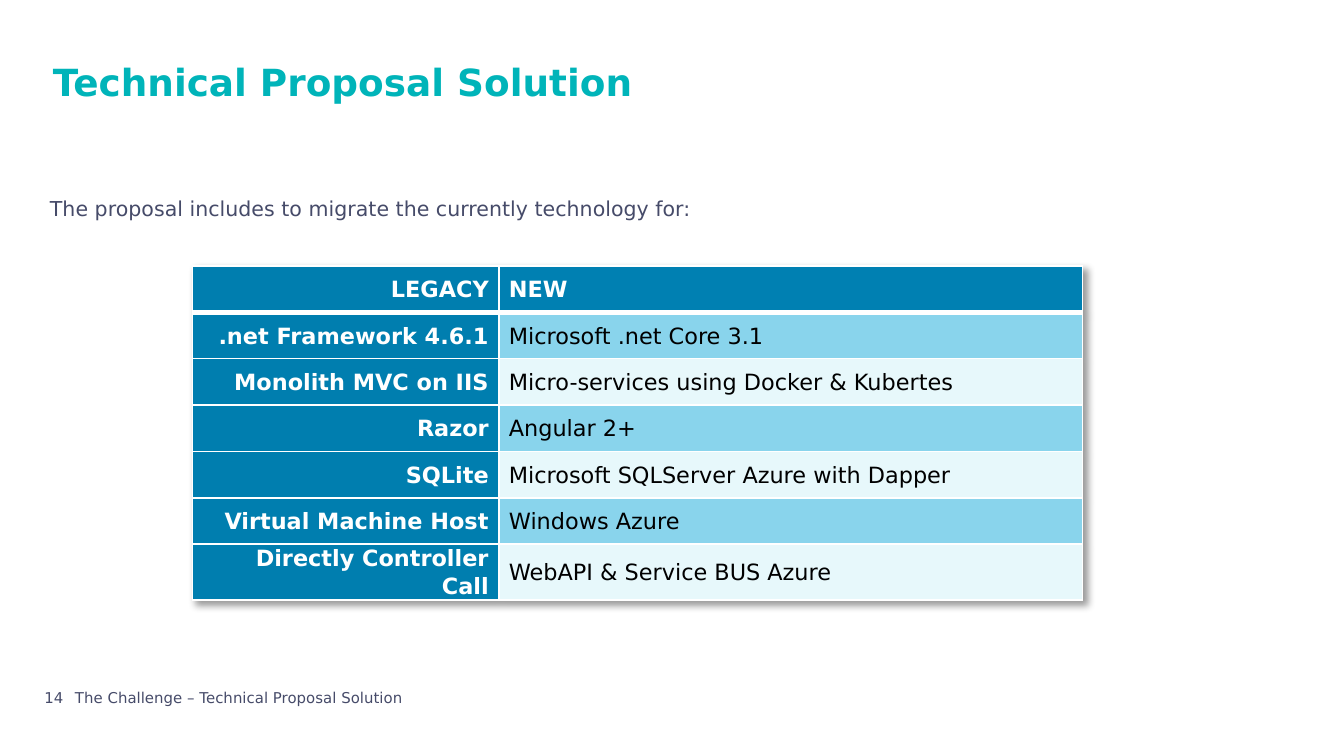
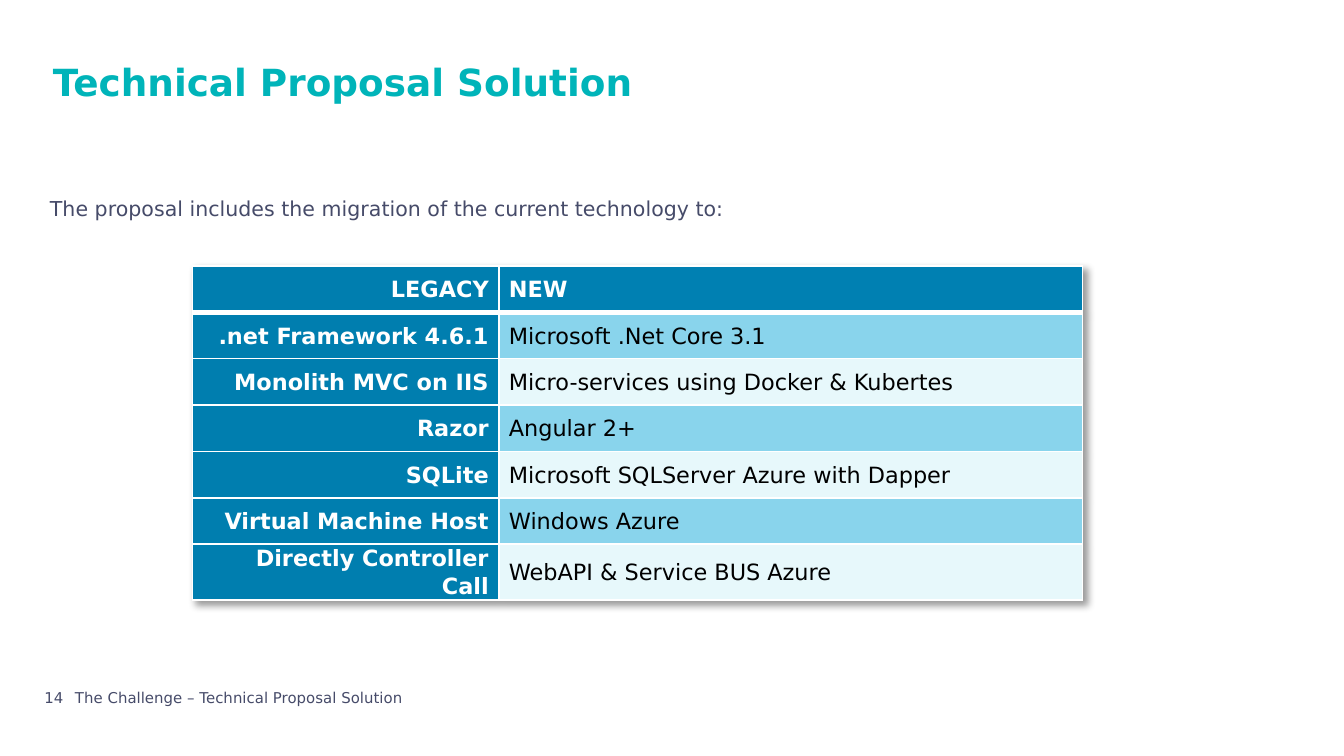
Before and after one commit to andreraica/ScooterRental, a slide deck: slide 14 of documentation/Presentation.pptx. Drawn at 1344x756 pixels with LibreOffice and Linux fonts; fonts in the diff are those of the drawing; background and template pictures are left out. Boxes give left, top, right and bottom in pixels: in the first picture for what was removed or moved away, otherwise in the second. Text is boxed around its words. In the diff, an @@ line names an element or a change of style, - is before the commit and + after.

```diff
--- a/documentation/Presentation.pptx
+++ b/documentation/Presentation.pptx
@@ text at [50,200,724,221]: text changed @@
-The proposal includes to migrate the currently technology for:
+The proposal includes the migration of the current technology to:
@@ table at [192,266,1082,604] @@
-row 2, column 2: Microsoft .net Core 3.1
+row 2, column 2: Microsoft .Net Core 3.1
```
Also in this commit, not shown: 17 other slides changed, 4 slides added, 31 other files.
